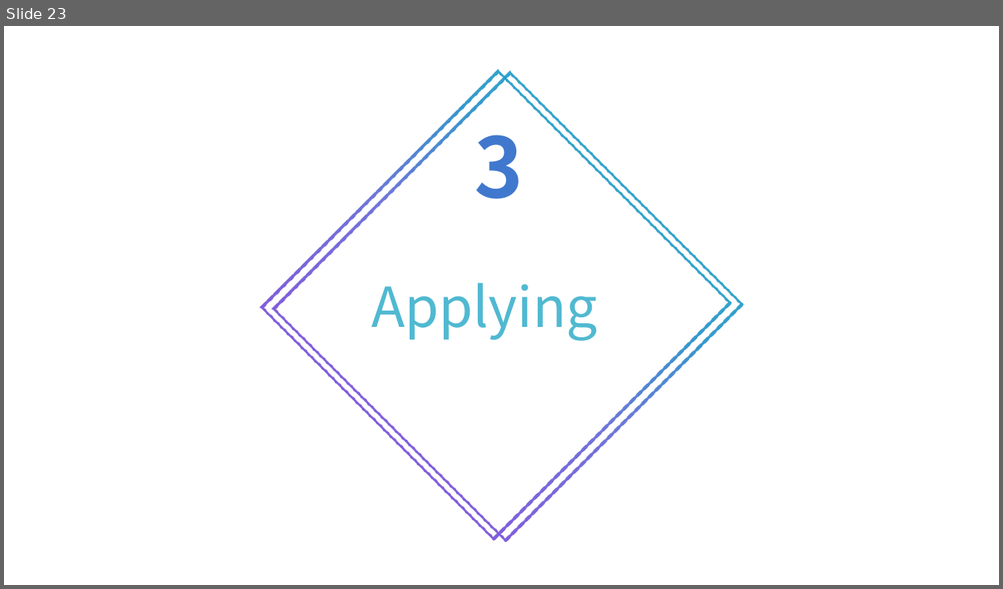
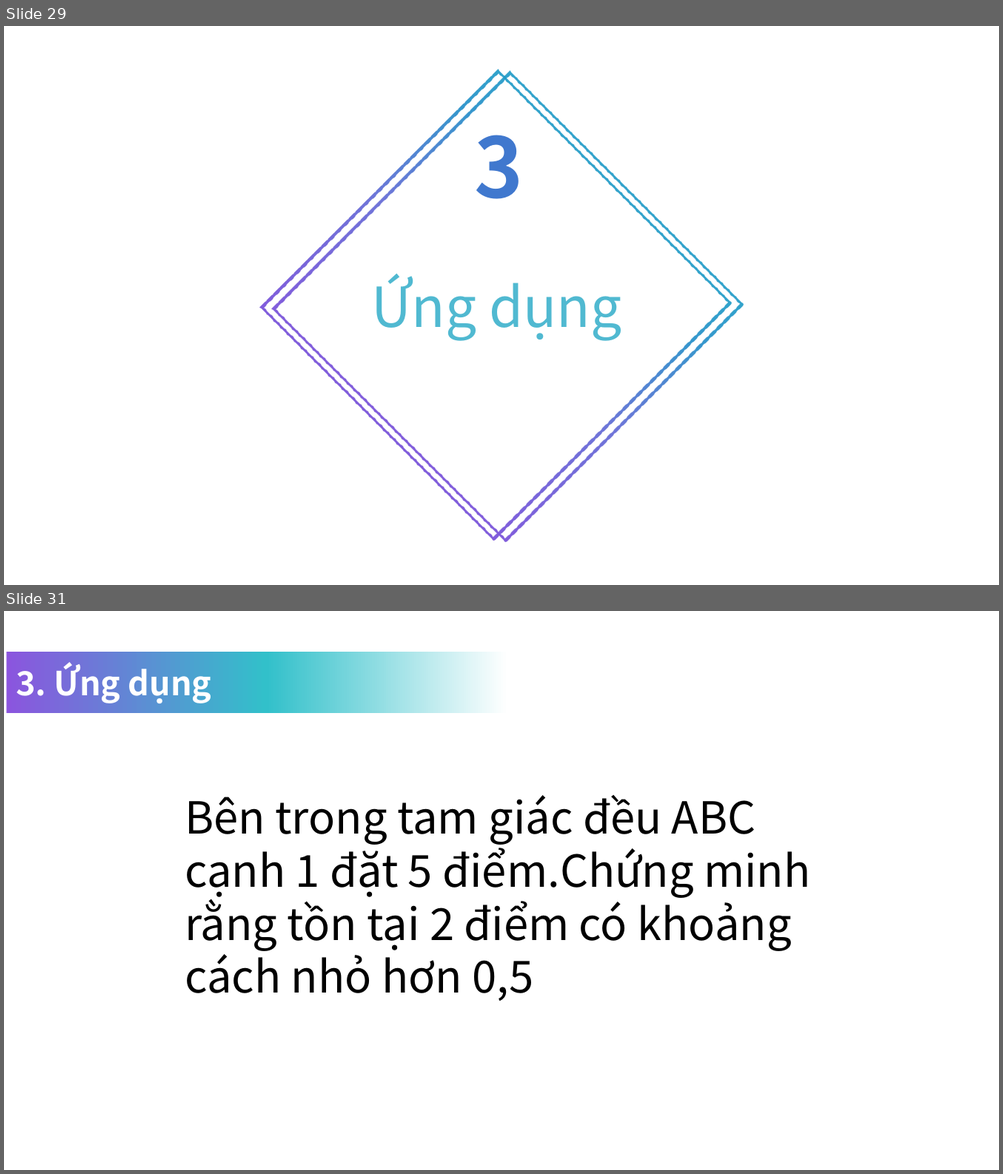
Before and after one commit to nhoxnho1212/TTToanTin, a slide deck: edit/demo.pptx. Shown one above the other, each under a label of ours: slide 23 before the commit, slides 29 and 31 after it; the slides between them are not shown. The pictures are 1003x589 and 1003x1174 pixels, drawn with LibreOffice and Linux fonts; fonts in the diff are those of the drawing. Boxes give left, top, right and bottom in pixels: in the first picture for what was removed or moved away, otherwise in the second. Text is boxed around its words. In the diff, an @@ line names an element or a change of style, - is before the commit and + after.

```diff
--- a/edit/demo.pptx
+++ b/edit/demo.pptx
@@ slide 31 added at <box>4,611,999,1170</box>, background #FFFFFF @@
@@ rectangle added at <box>6,652,507,713</box>, fill gradient #8B55DE to #32C0CA to #FFFFFF, 24 pt, text #FFFFFF, bold @@
+3. Ứng dụng
@@ text added at <box>185,795,810,1001</box>, 32 pt, text #000000 @@
+Bên trong tam giác đều ABC cạnh 1 đặt 5 điểm.Chứng minh rằng tồn tại 2 điểm có khoảng cách nhỏ hơn 0,5
@@ what was slide 23 is now slide 29 @@
@@ slide 29 changed as well @@
@@ text at <box>371,274,621,341</box>: text changed @@
-Applying
+Ứng dụng
```
Also in this commit, not shown: 12 other slides changed, 14 other slides added, 8 slides removed.
